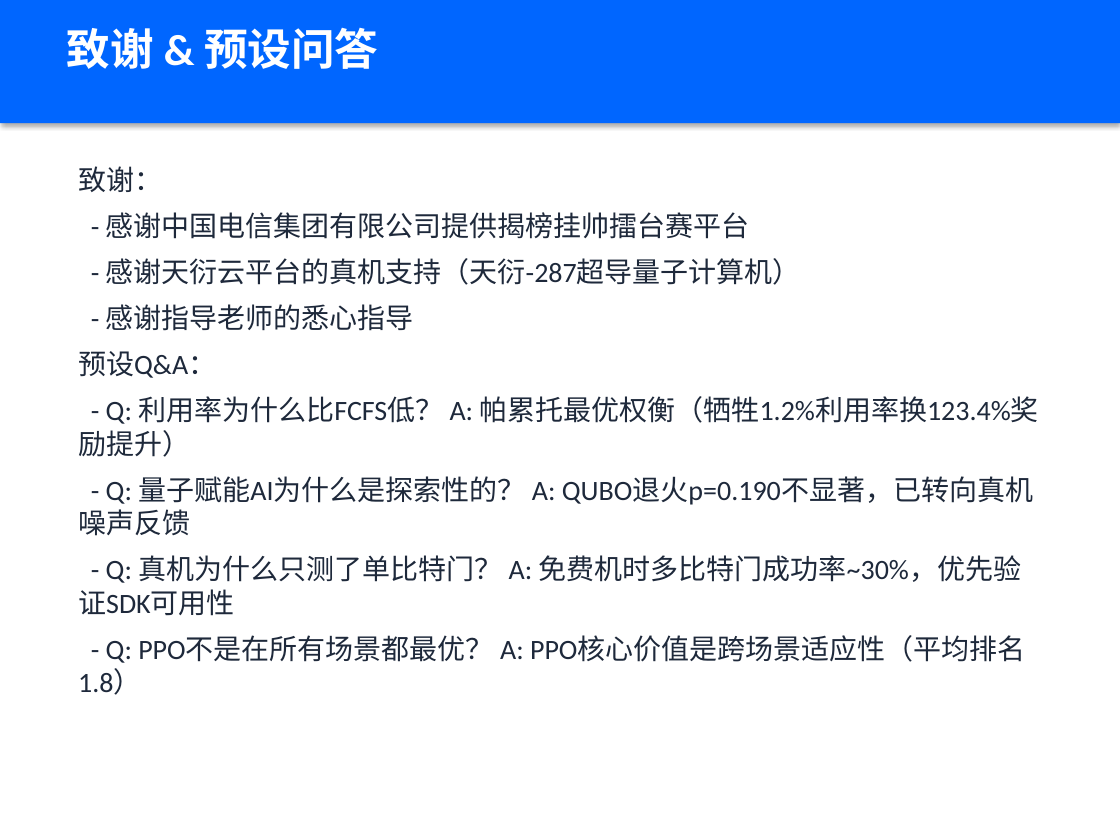
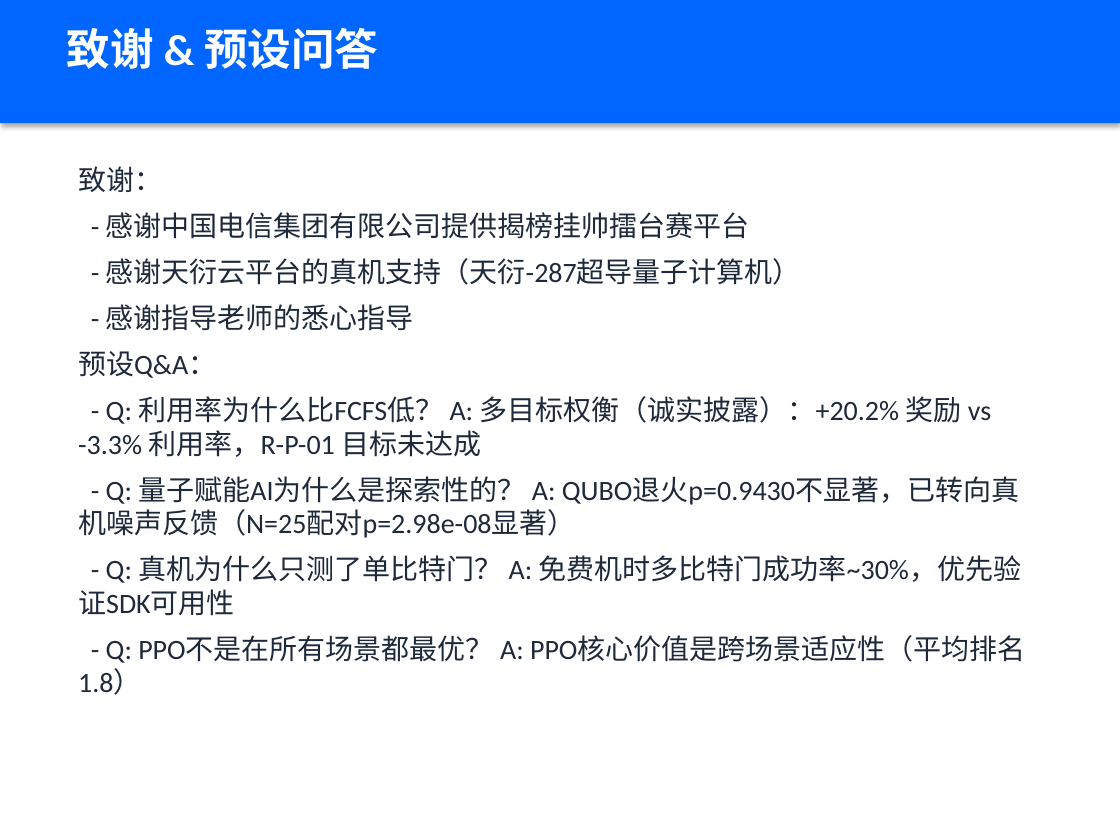
Before and after one commit to xiabai2008/quantum-rl-scheduler, a slide deck: slide 18 of deliverable_models/答辩PPT.pptx. Drawn at 1120x840 pixels with LibreOffice and Linux fonts; fonts in the diff are those of the drawing. Boxes give left, top, right and bottom in pixels: in the first picture for what was removed or moved away, otherwise in the second. Text is boxed around its words. In the diff, an @@ line names an element or a change of style, - is before the commit and + after.

```diff
--- a/deliverable_models/答辩PPT.pptx
+++ b/deliverable_models/答辩PPT.pptx
@@ text at bbox=[78, 396, 1019, 538]: text changed @@
-- Q: 利用率为什么比FCFS低？ A: 帕累托最优权衡（牺牲1.2%利用率换123.4%奖励提升）
-- Q: 量子赋能AI为什么是探索性的？ A: QUBO退火p=0.190不显著，已转向真机噪声反馈
+- Q: 利用率为什么比FCFS低？ A: 多目标权衡（诚实披露）：+20.2% 奖励 vs -3.3% 利用率，R-P-01 目标未达成
+- Q: 量子赋能AI为什么是探索性的？ A: QUBO退火p=0.9430不显著，已转向真机噪声反馈（N=25配对p=2.98e-08显著）
```
Also in this commit, not shown: 7 other slides changed, 1 slide removed, 2 other files.
